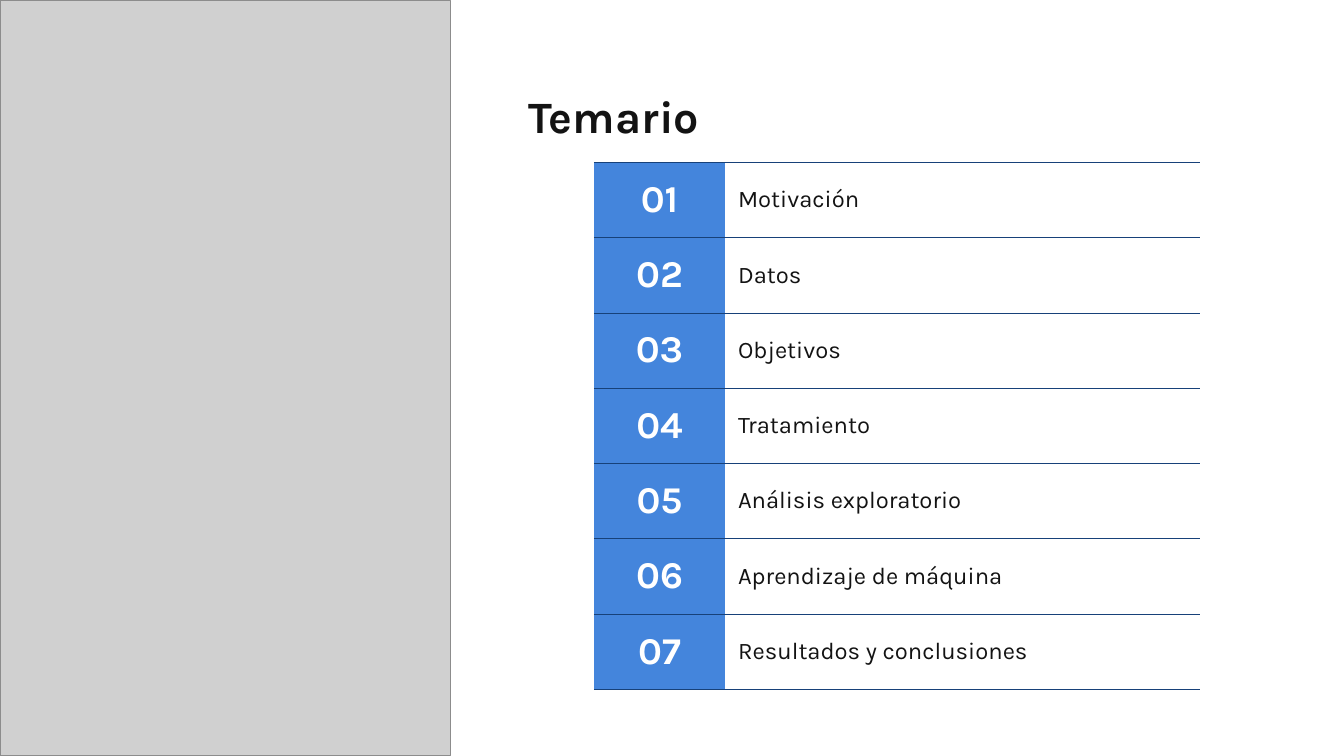
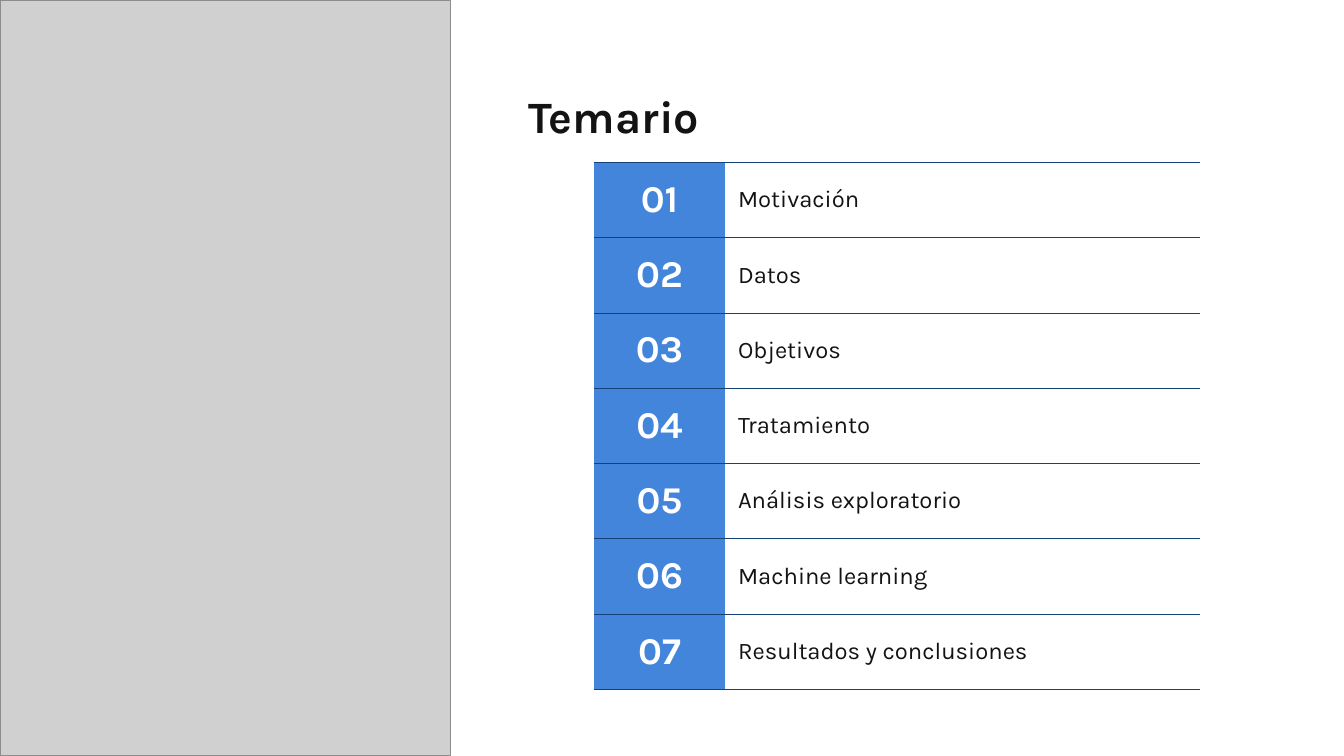
Before and after one commit to HunterCitto/199---Seminario-Final, a slide deck: slide 2 of docs/Entregas/Presentación/Incendios forestales de la Patagonia Andina - Pública.pptx. Drawn at 1344x756 pixels with LibreOffice and Linux fonts; fonts in the diff are those of the drawing; grey boxes stand for pictures. Boxes give left, top, right and bottom in pixels: in the first picture for what was removed or moved away, otherwise in the second. Text is boxed around its words. In the diff, an @@ line names an element or a change of style, - is before the commit and + after.

```diff
--- a/docs/Entregas/Presentación/Incendios forestales de la Patagonia Andina - Pública.pptx
+++ b/docs/Entregas/Presentación/Incendios forestales de la Patagonia Andina - Pública.pptx
@@ table at box(594, 162, 1200, 690) @@
-row 6, column 2: Aprendizaje de máquina
+row 6, column 2: Machine learning
```
Also in this commit, not shown: 17 other slides changed, 1 slide removed, 4 other files.
